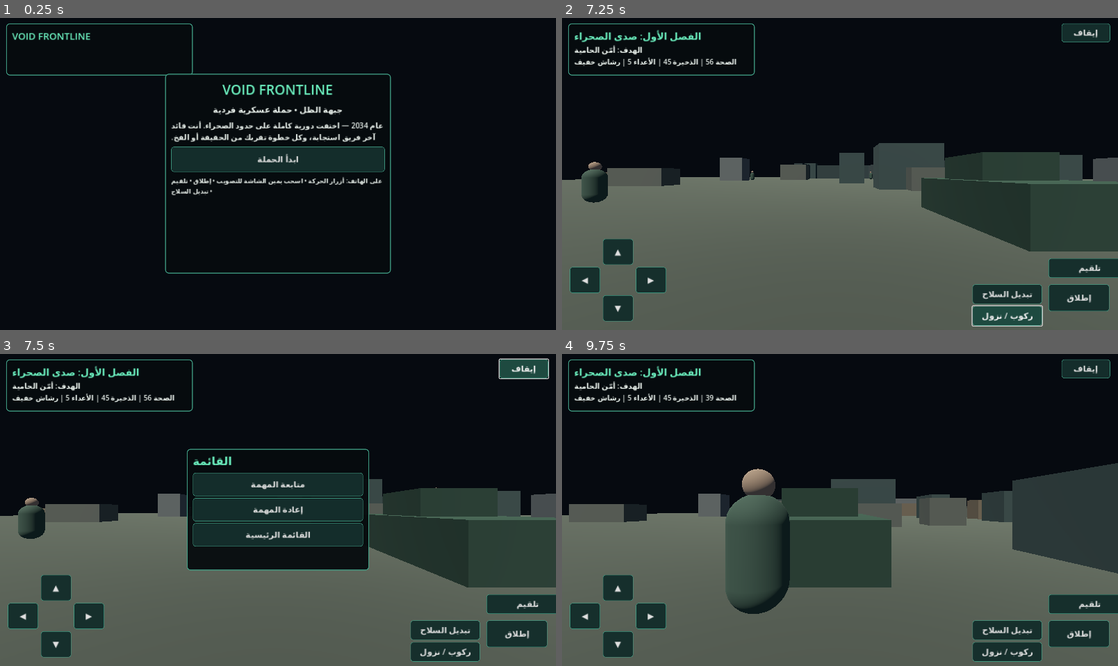
Above: before the commit, frames 1-4 (two rows, left to right).
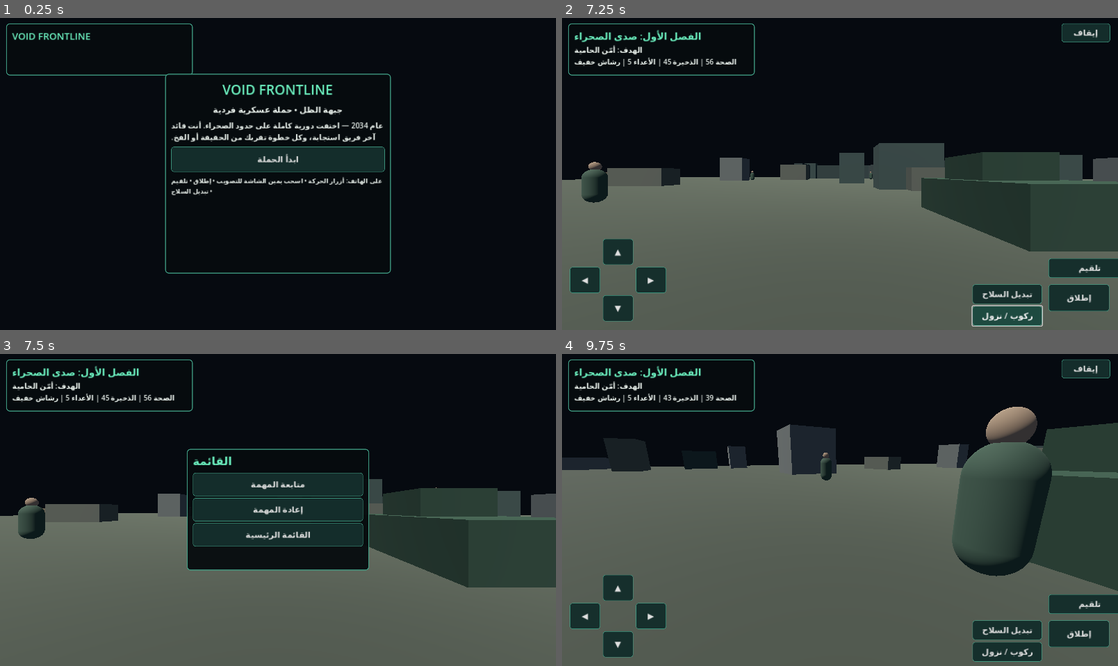
Above: after the commit, the same moments.

Repository: i7m18/-VOID-AI
Game: Godot game, scene res://scenes/main.tscn
Same seed, same stepped clock (60 frames per second), same inputs: the game is played once before the commit and once after it.
Inputs (mouse positions are in pixels of both pictures, inside the frame that each line leads up to):
- Up to frame 1 (0.25 s): no input
- Up to frame 2 (7.25 s): click "ابدأ الحملة" at 0.5 s; click "◀" at 1.25 s; click "▶" at 2 s; click "▲" at 2.75 s; click "▼" at 3.5 s; click "إطلاق" at 4.25 s; click "تلقيم" at 5 s; click "تبديل السلاح" at 5.75 s; click "ركوب / نزول" at 6.5 s
- Up to frame 3 (7.5 s): click "إيقاف" at 7.25 s
- Up to frame 4 (9.75 s): click "متابعة المهمة" at 8 s; tap Enter at 8.75 s; move the mouse to (962, 494) at 8.77 s; hold D 8.78-9.5 s; tap R at 8.85 s; click (962, 494) at 8.92 s; tap Space at 9.02 s; drag from (728, 525) to (812, 572) at 9.52 s

Frames 1-2 are identical in both runs. In frame 3, 5.7% of the frame differs, in the area x 1-100%, y 1-99%; in frame 4, 27%, in the area x 0-100%, y 13-84%.

Commit message:
Fix mobile touch capture and menu visibility

Diff:
--- a/fps-game/scripts/game.gd
+++ b/fps-game/scripts/game.gd
@@ -35,6 +35,8 @@
  _show_main_menu()
 
 func _process(_delta: float) -> void:
+ for child in hud_layer.get_children():
+  if child.name == "TouchControls": child.visible = game_active
  if game_active and fire_held and is_instance_valid(player):
   player.fire()
 
@@ -270,6 +272,7 @@
 func _build_touch_controls() -> void:
  var controls := Control.new()
  controls.name = "TouchControls"
+ controls.mouse_filter = Control.MOUSE_FILTER_IGNORE
  controls.set_anchors_and_offsets_preset(Control.PRESET_FULL_RECT)
  hud_layer.add_child(controls)
  var h := get_viewport().get_visible_rect().size.y
